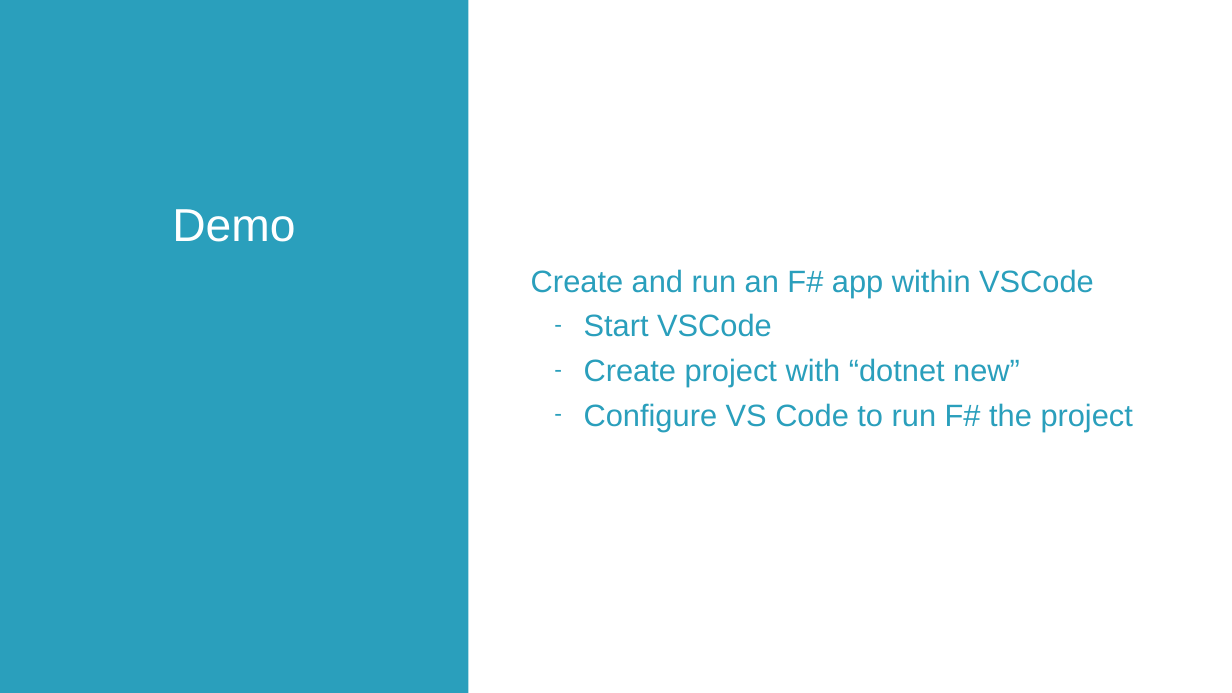
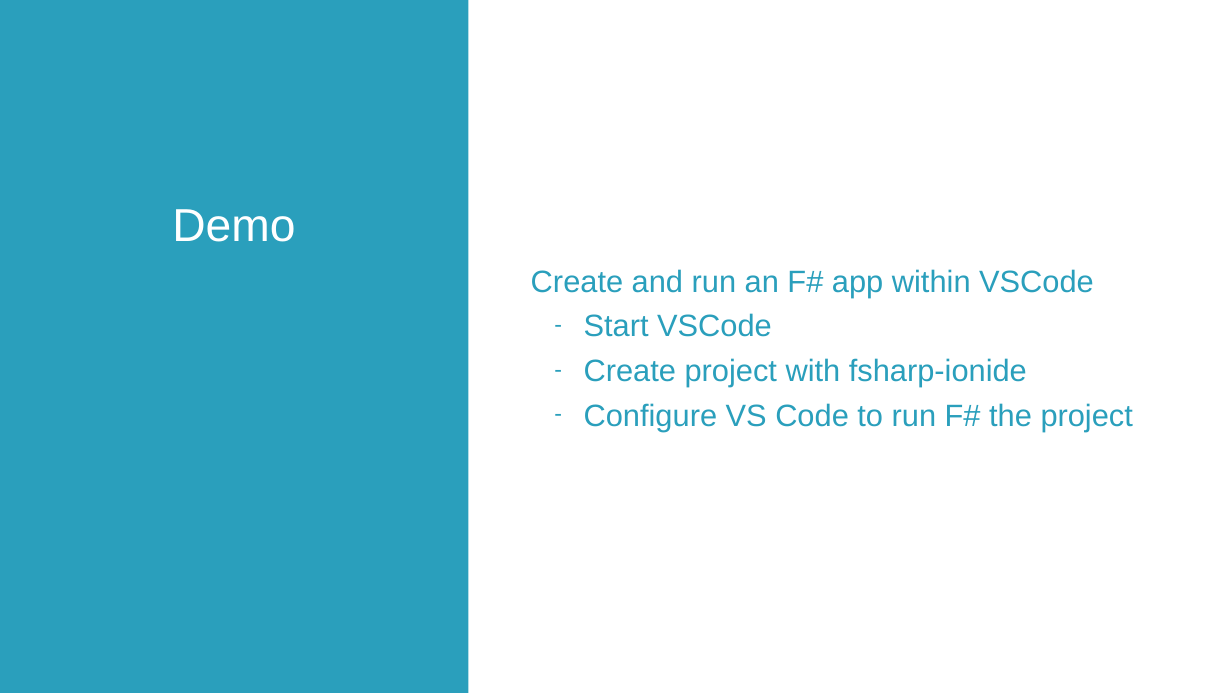
Before and after one commit to Pluralisght/fsharp-6-fundamentals, a slide deck: slide 2 of pres/02/02-08 Demo - Create and Run an F# app within VSCode.pptx. Drawn at 1232x693 pixels with LibreOffice and Linux fonts; fonts in the diff are those of the drawing; background and template pictures are left out. Boxes give left, top, right and bottom in pixels: in the first picture for what was removed or moved away, otherwise in the second. Text is boxed around its words. In the diff, an @@ line names an element or a change of style, - is before the commit and + after.

```diff
--- a/pres/02/02-08 Demo - Create and Run an F# app within VSCode.pptx
+++ b/pres/02/02-08 Demo - Create and Run an F# app within VSCode.pptx
@@ text at bbox=[584, 358, 1027, 387]: text changed @@
-  – Create project with “dotnet new”
+  – Create project with fsharp-ionide
```
Also in this commit, not shown: 55 other files.
